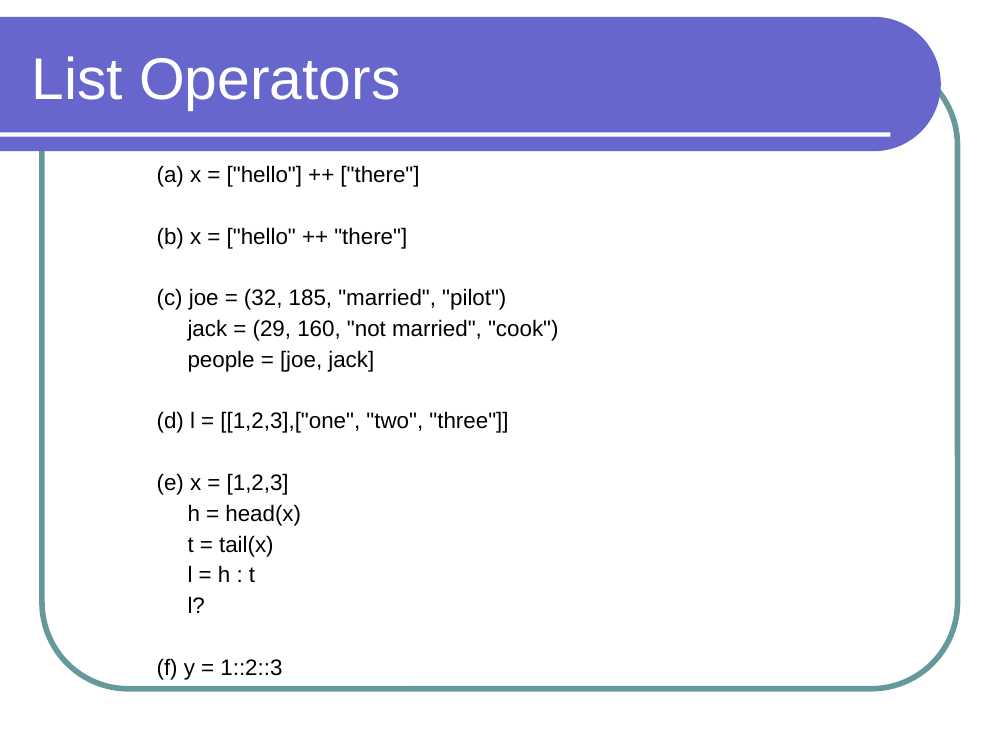
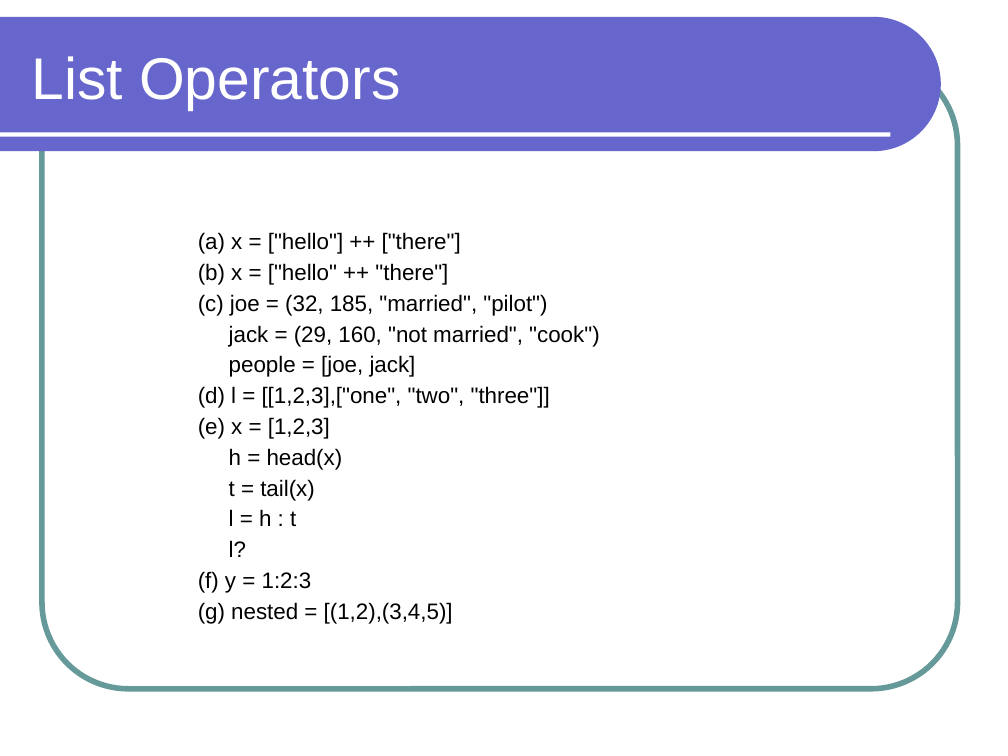
Before and after one commit to lutzhamel/CSC301, a slide deck: slide 12 of notes/csc301-ln014.ppt. Drawn at 1008x756 pixels with LibreOffice and Linux fonts; fonts in the diff are those of the drawing. Boxes give left, top, right and bottom in pixels: in the first picture for what was removed or moved away, otherwise in the second. Text is boxed around its words. In the diff, an @@ line names an element or a change of style, - is before the commit and + after.

```diff
--- a/notes/csc301-ln014.ppt
+++ b/notes/csc301-ln014.ppt
@@ text at (198, 232, 600, 624): text changed @@
-(a) x = ["hello"] ++ ["there"]
-(b) x = ["hello" ++ "there"]
-(c) joe = (32, 185, "married", "pilot")
-jack = (29, 160, "not married", "cook")
-people = [joe, jack]
-(d) l = [[1,2,3],["one", "two", "three"]]
-(e) x = [1,2,3]
-h = head(x)
-t = tail(x)
-l = h : t
-l?
-(f) y = 1::2::3
+(a) x = ["hello"] ++ ["there"]
+(b) x = ["hello" ++ "there"]
+(c) joe = (32, 185, "married", "pilot")
+jack = (29, 160, "not married", "cook")
+people = [joe, jack]
+(d) l = [[1,2,3],["one", "two", "three"]]
+(e) x = [1,2,3]
+h = head(x)
+t = tail(x)
+l = h : t
+l?
+(f) y = 1:2:3
+(g) nested = [(1,2),(3,4,5)]
```
Also in this commit, not shown: 1 other file.
